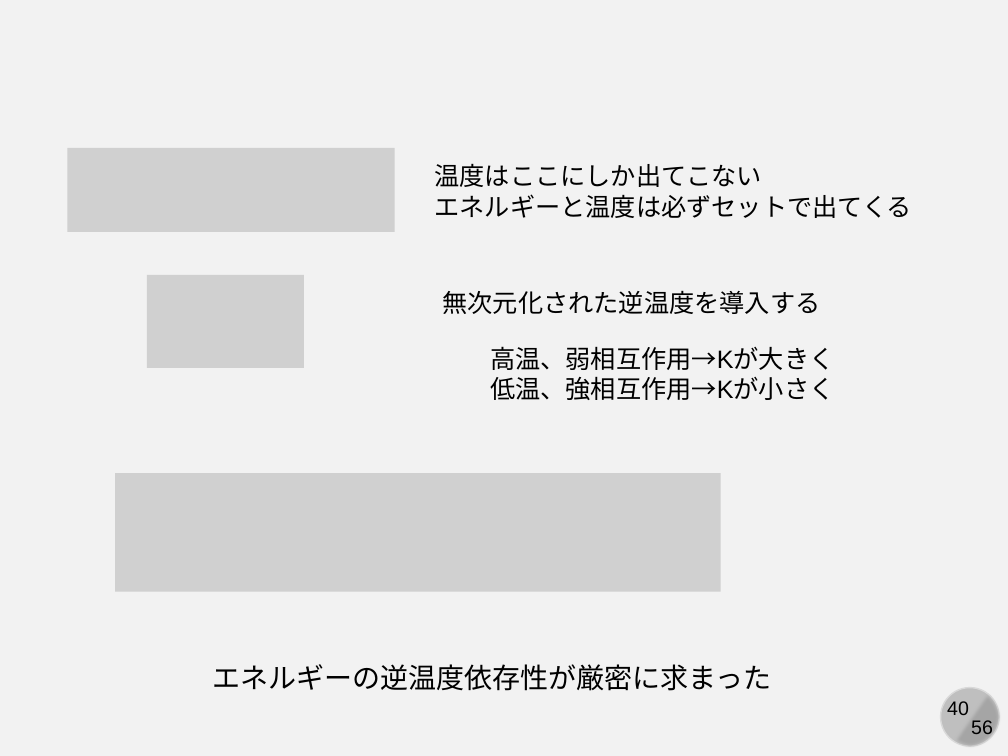
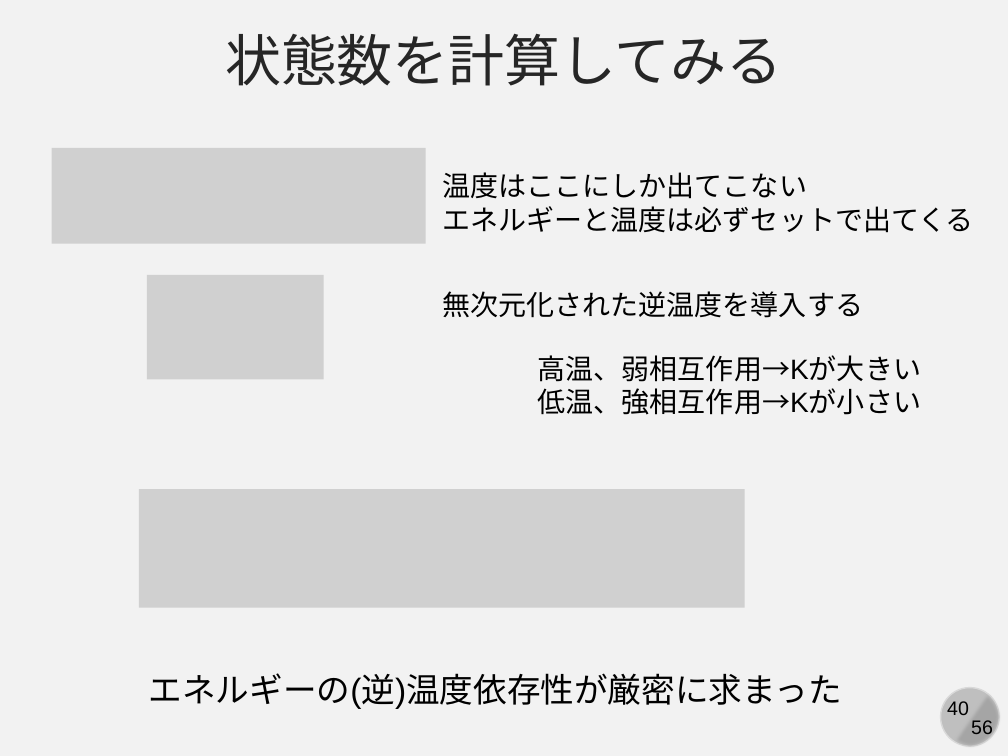
Before and after one commit to kaityo256/simulation_engineering, a slide deck: slide 40 of 02_mc_basic/simulation02.pptx. Drawn at 1008x756 pixels with LibreOffice and Linux fonts; fonts in the diff are those of the drawing; grey boxes stand for pictures. Boxes give left, top, right and bottom in pixels: in the first picture for what was removed or moved away, otherwise in the second. Text is boxed around its words. In the diff, an @@ line names an element or a change of style, - is before the commit and + after.

```diff
--- a/02_mc_basic/simulation02.pptx
+++ b/02_mc_basic/simulation02.pptx
@@ text added at [225,34,783,86], 40 pt, text #262626 @@
+状態数を計算してみる
@@ picture: place and size @@
-picture at [68,148,395,232]
+picture at [51,148,425,244]
@@ text "温度はここにしか出てこない" at [442,172,973,233]: size 18 to 20 pt @@
@@ text "温度はここにしか出てこない": place and size @@
-text "温度はここにしか出てこない" at [435,163,913,218]
+text "温度はここにしか出てこない" at [442,172,973,233]
@@ picture: place and size @@
-picture at [147,275,304,368]
+picture at [147,275,324,380]
@@ text "無次元化された逆温度を導入する" at [442,291,863,318]: size 18 to 20 pt @@
@@ text at [538,355,921,415]: text changed; size 18 to 20 pt @@
-高温、弱相互作用→Kが大きく
-低温、強相互作用→Kが小さく
+高温、弱相互作用→Kが大きい
+低温、強相互作用→Kが小さい
@@ picture: place and size @@
-picture at [115,473,721,592]
+picture at [139,489,745,608]
@@ text at [149,673,842,709]: text changed; size 20 to 24 pt @@
-エネルギーの逆温度依存性が厳密に求まった
+エネルギーの(逆)温度依存性が厳密に求まった
```
Also in this commit, not shown: 12 other slides changed.
